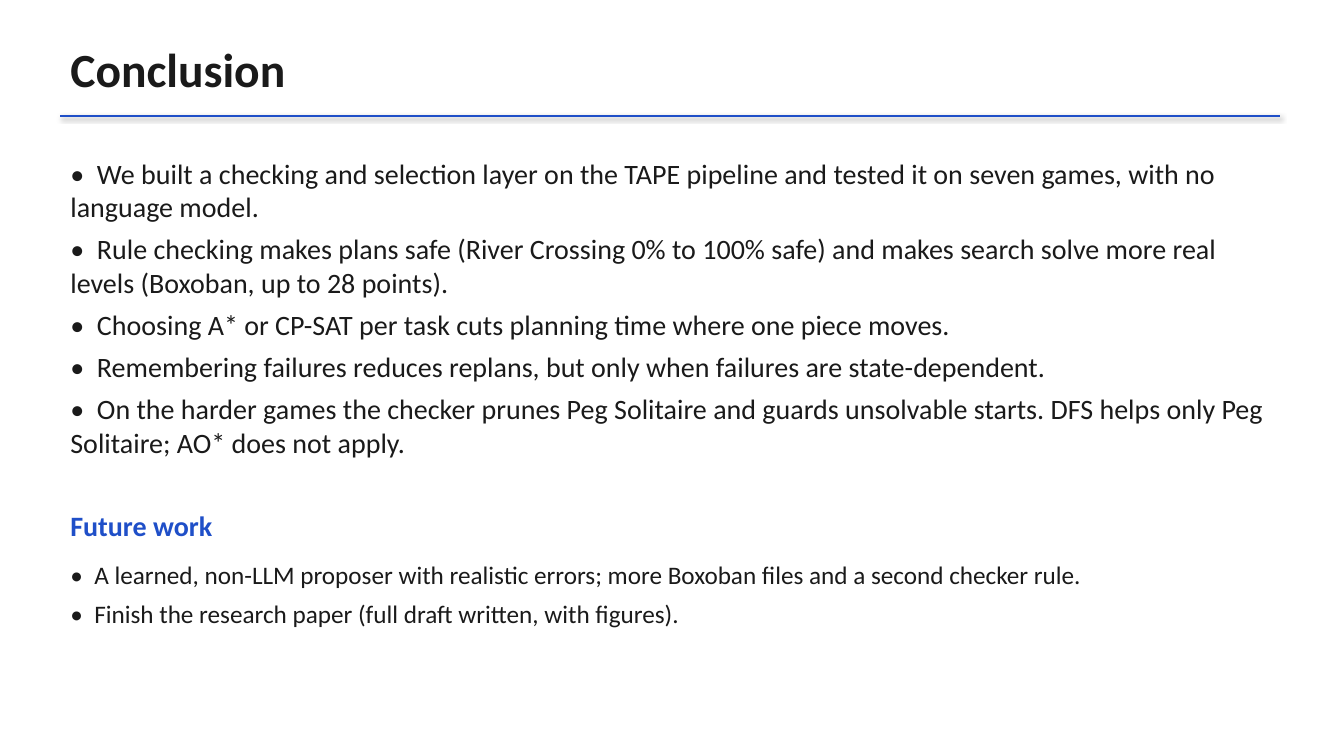
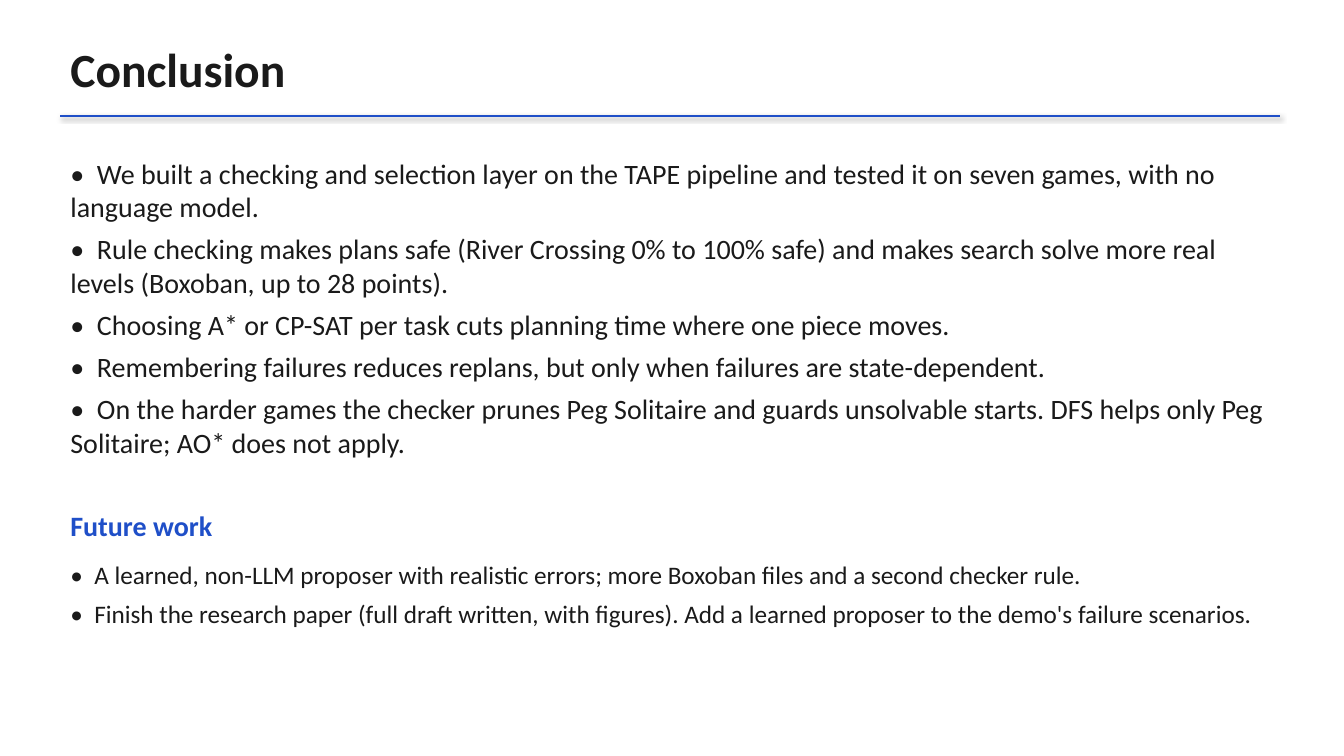
Before and after one commit to Harsh-v69/MachineLearningCP, a slide deck: slide 18 of docs/CP_Project_Review.pptx (slide 16 before the commit). Drawn at 1344x756 pixels with LibreOffice and Linux fonts; fonts in the diff are those of the drawing. Boxes give left, top, right and bottom in pixels: in the first picture for what was removed or moved away, otherwise in the second. Text is boxed around its words. In the diff, an @@ line names an element or a change of style, - is before the commit and + after.

```diff
--- a/docs/CP_Project_Review.pptx
+++ b/docs/CP_Project_Review.pptx
@@ text at bbox=[94, 604, 1251, 628]: text changed @@
-• Finish the research paper (full draft written, with figures).
+• Finish the research paper (full draft written, with figures). Add a learned proposer to the demo's failure scenarios.
```
Also in this commit, not shown: 2 other slides changed, 2 slides added, 3 other files.
